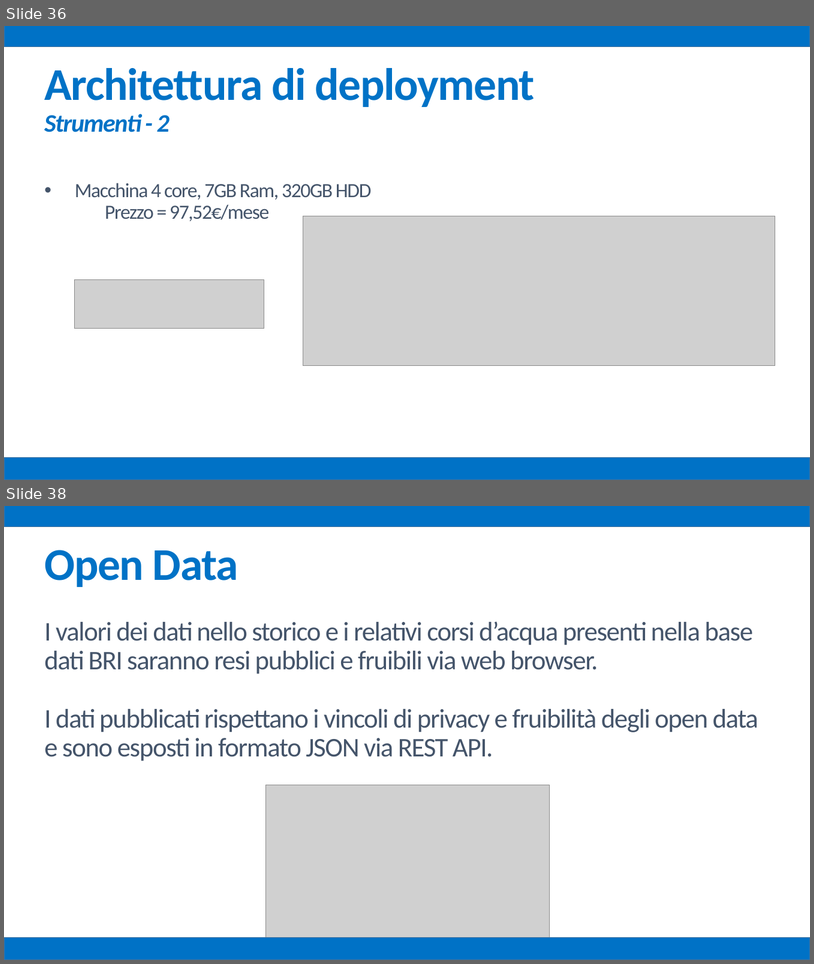
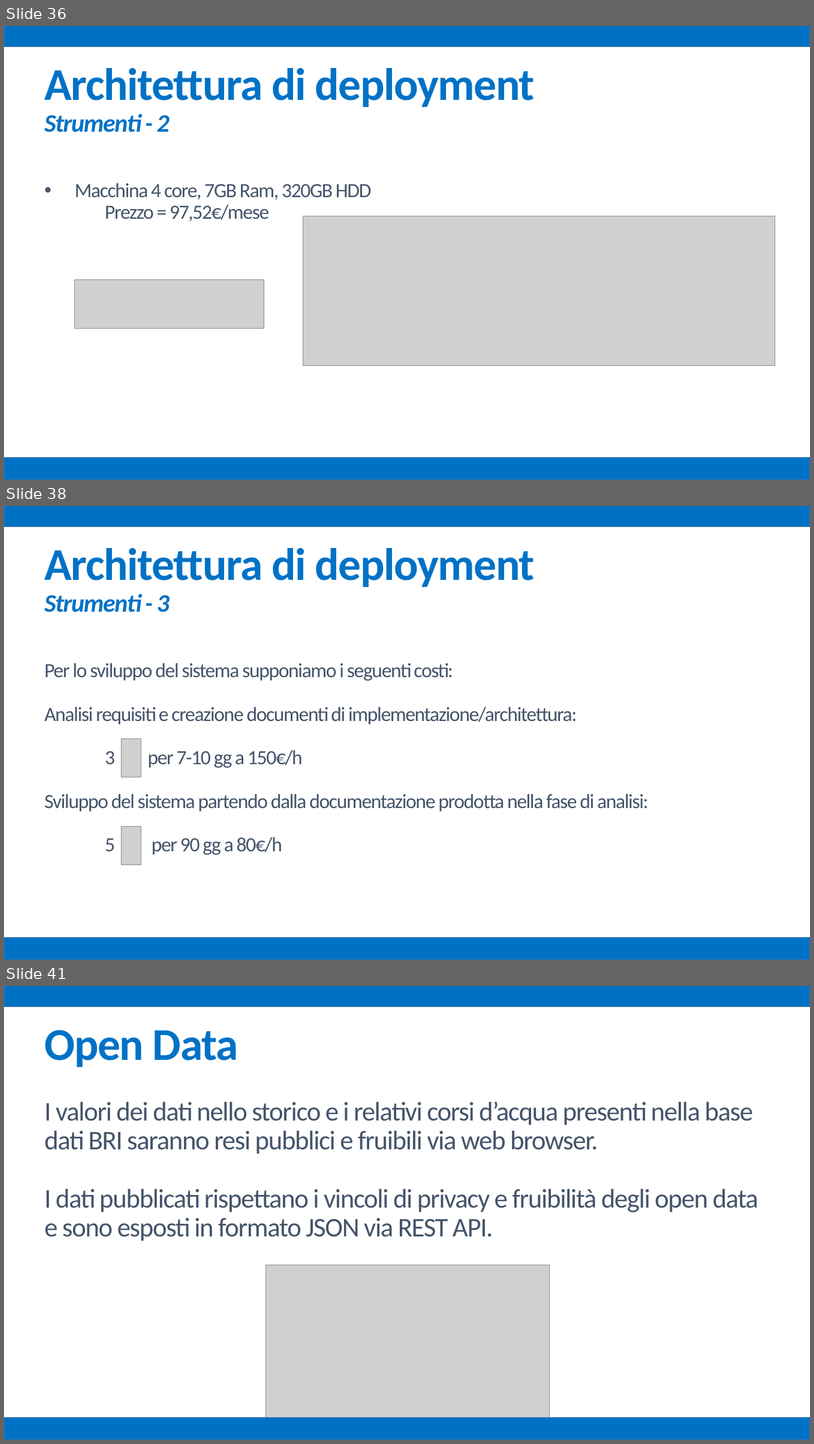
Before and after one commit to mz1991/ProgettoFebbraio2015, a slide deck: Febbraio 2015.pptx. Shown one above the other, each under a label of ours: slides 36 and 38 before the commit, slides 36, 38 and 41 after it; the slides between them are not shown. The pictures are 814x964 and 814x1444 pixels, drawn with LibreOffice and Linux fonts; fonts in the diff are those of the drawing; grey boxes stand for pictures. Boxes give left, top, right and bottom in pixels: in the first picture for what was removed or moved away, otherwise in the second. Text is boxed around its words. In the diff, an @@ line names an element or a change of style, - is before the commit and + after.

```diff
--- a/Febbraio 2015.pptx
+++ b/Febbraio 2015.pptx
@@ slide 38 added at box(4, 506, 810, 960), background #FFFFFF @@
@@ rectangle added at box(4, 506, 810, 527), fill #0072C6, outline #43739E 1 pt @@
@@ text added at box(44, 548, 648, 855), 24 pt, text #44546A @@
+Architettura di deployment
+Strumenti - 3
+Per lo sviluppo del sistema supponiamo i seguenti costi:
+Analisi requisiti e creazione documenti di implementazione/architettura:
+3 per 7-10 gg a 150€/h
+Sviluppo del sistema partendo dalla documentazione prodotta nella fase di analisi:
+5 per 90 gg a 80€/h
@@ picture added at box(122, 739, 141, 777) @@
@@ picture added at box(122, 826, 141, 864) @@
@@ rectangle added at box(4, 937, 810, 960), fill #0072C6, outline #43739E 1 pt @@
@@ what was slide 38 is now slide 41 @@
```
Also in this commit, not shown: 3 slides changed, 2 other slides added.
